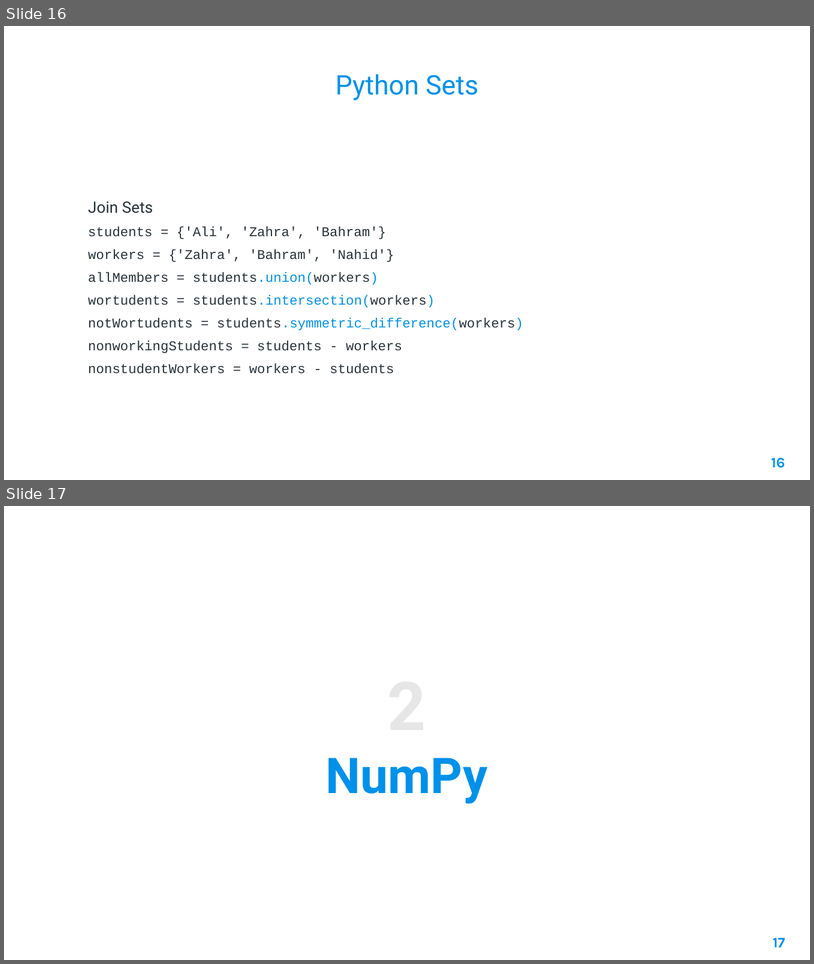
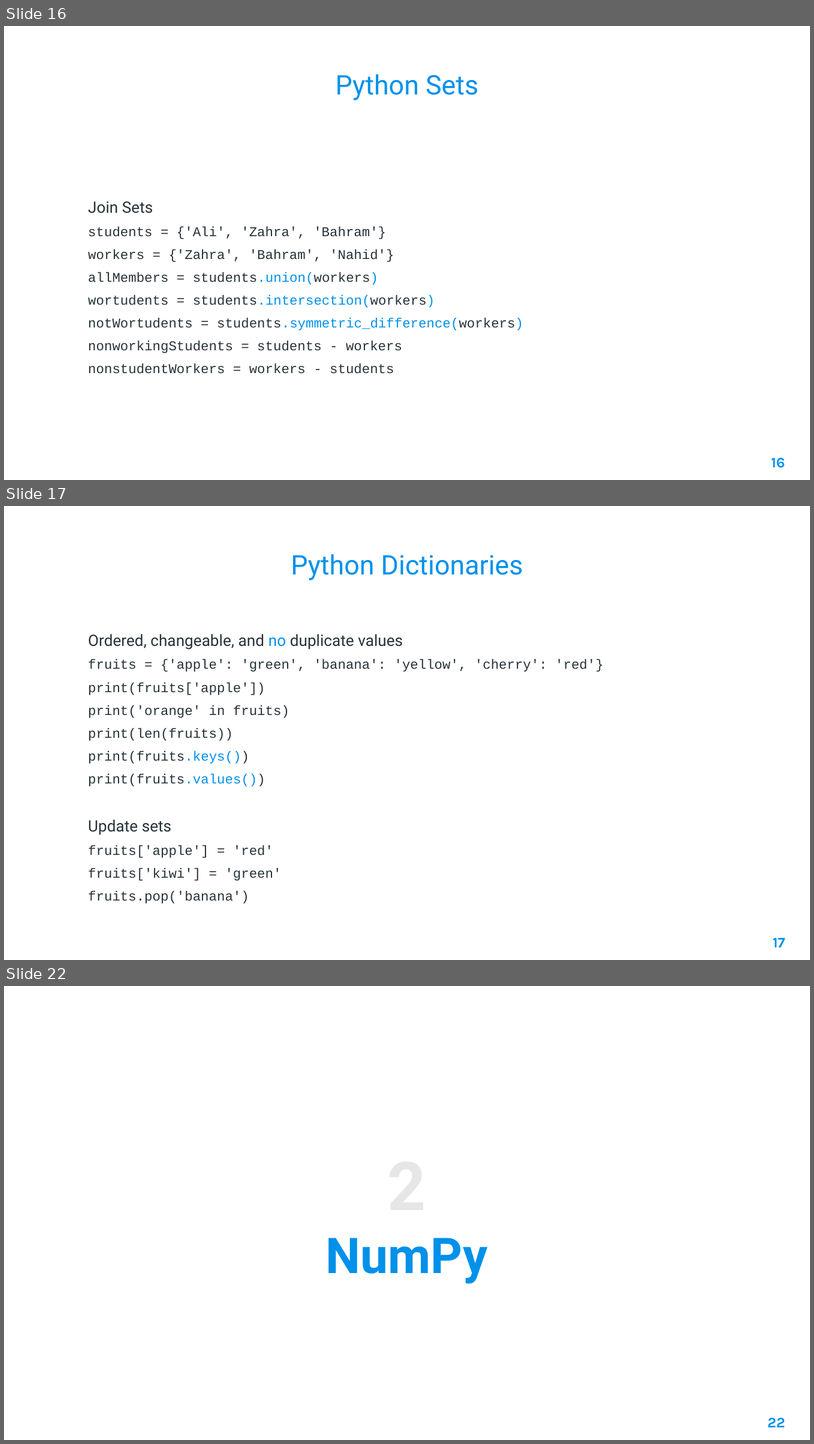
Before and after one commit to AleeRezaa/learn-python, a slide deck: Python.pptx. Shown one above the other, each under a label of ours: slides 16 and 17 before the commit, slides 16, 17 and 22 after it; the slides between them are not shown. The pictures are 814x964 and 814x1444 pixels, drawn with LibreOffice and Linux fonts; fonts in the diff are those of the drawing; background and template pictures are left out. Boxes give left, top, right and bottom in pixels: in the first picture for what was removed or moved away, otherwise in the second. Text is boxed around its words. In the diff, an @@ line names an element or a change of style, - is before the commit and + after.

```diff
--- a/Python.pptx
+++ b/Python.pptx
@@ slide 17 added at [4,506,810,960], background picture (left out) @@
@@ title added at [291,554,524,580], 24 pt, text #0091EA @@
+Python Dictionaries
@@ text added at [88,634,604,903], 12 pt, text #263238 @@
+Ordered, changeable, and no duplicate values
+fruits = {'apple': 'green', 'banana': 'yellow', 'cherry': 'red'}
+print(fruits['apple'])
+print('orange' in fruits)
+print(len(fruits))
+print(fruits.keys())
+print(fruits.values())
+Update sets
+fruits['apple'] = 'red'
+fruits['kiwi'] = 'green'
+fruits.pop('banana')
@@ page number added at [773,937,786,947], 13 pt, text #0091EA, bold @@
+17
@@ what was slide 17 is now slide 22 @@
@@ page number at [768,1417,785,1427]: text changed @@
-17
+22
```
Also in this commit, not shown: 3 slides changed, 4 other slides added.
